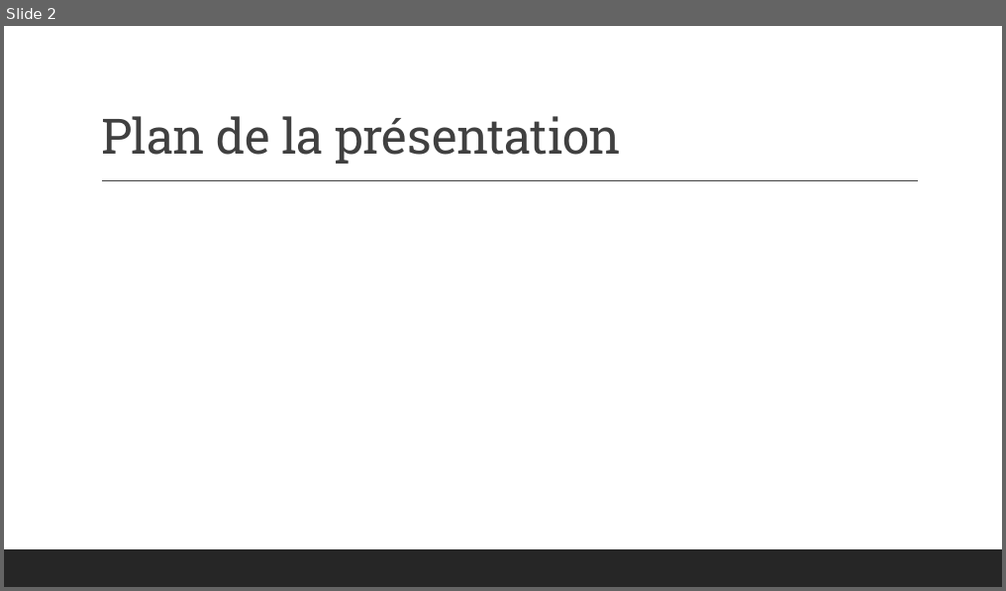
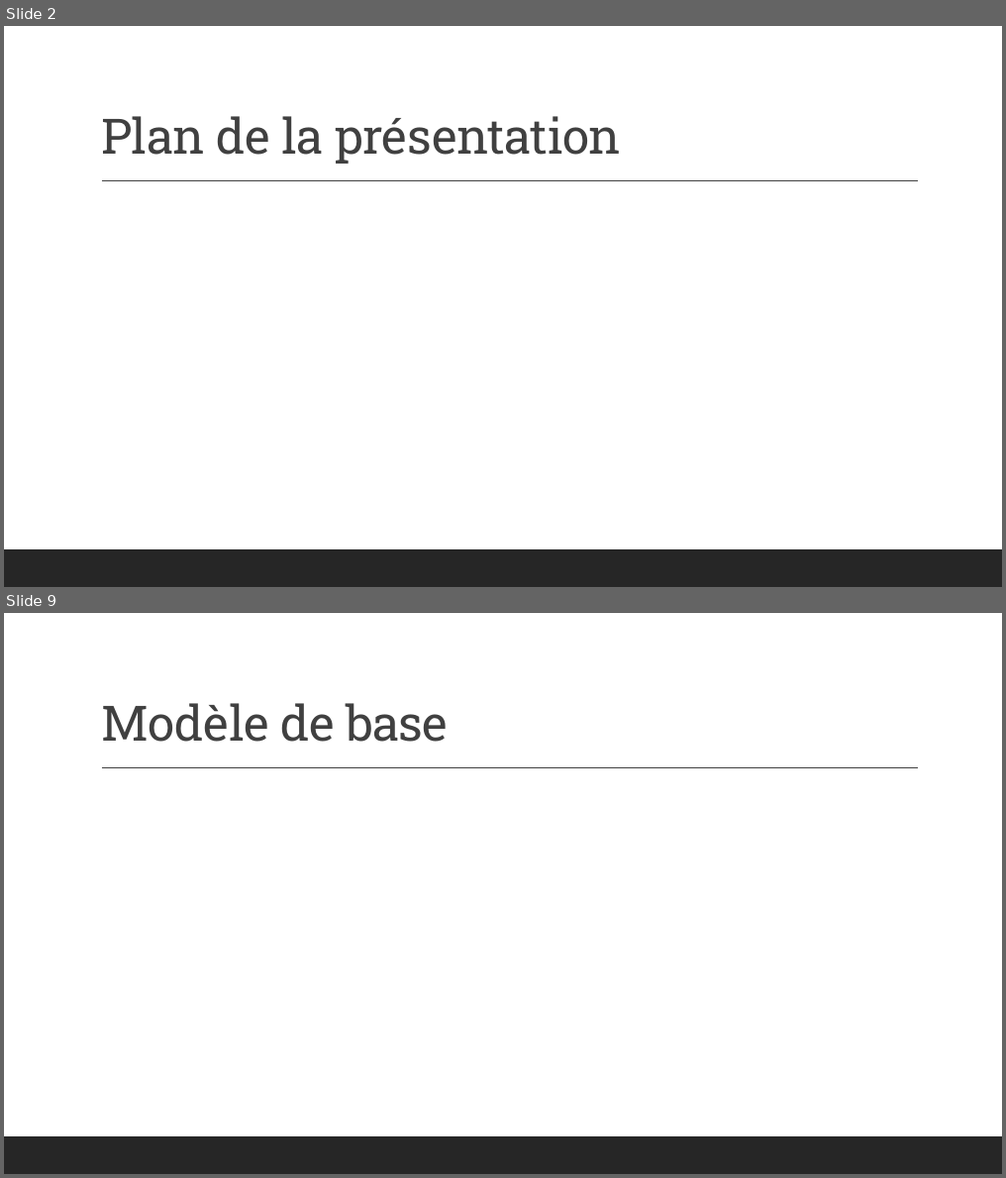
Before and after one commit to Dan-UL/PasDePlaziat, a slide deck: Final/Presentation_Equipe9.pptx. Shown one above the other, each under a label of ours: slide 2 before the commit, slides 2 and 9 after it; the slides between them are not shown. The pictures are 1006x591 and 1006x1178 pixels, drawn with LibreOffice and Linux fonts; fonts in the diff are those of the drawing. Boxes give left, top, right and bottom in pixels: in the first picture for what was removed or moved away, otherwise in the second. Text is boxed around its words. In the diff, an @@ line names an element or a change of style, - is before the commit and + after.

```diff
--- a/Final/Presentation_Equipe9.pptx
+++ b/Final/Presentation_Equipe9.pptx
@@ slide 9 added at (x1=4, y1=613, x2=1002, y2=1174), background #FFFFFF; not listed: 2 template elements that a slide beside it also shows @@
@@ title added at (x1=101, y1=703, x2=448, y2=742), 47 pt, text #404040 @@
+Modèle de base
```
Also in this commit, not shown: 17 other slides added, 2 slides removed.
